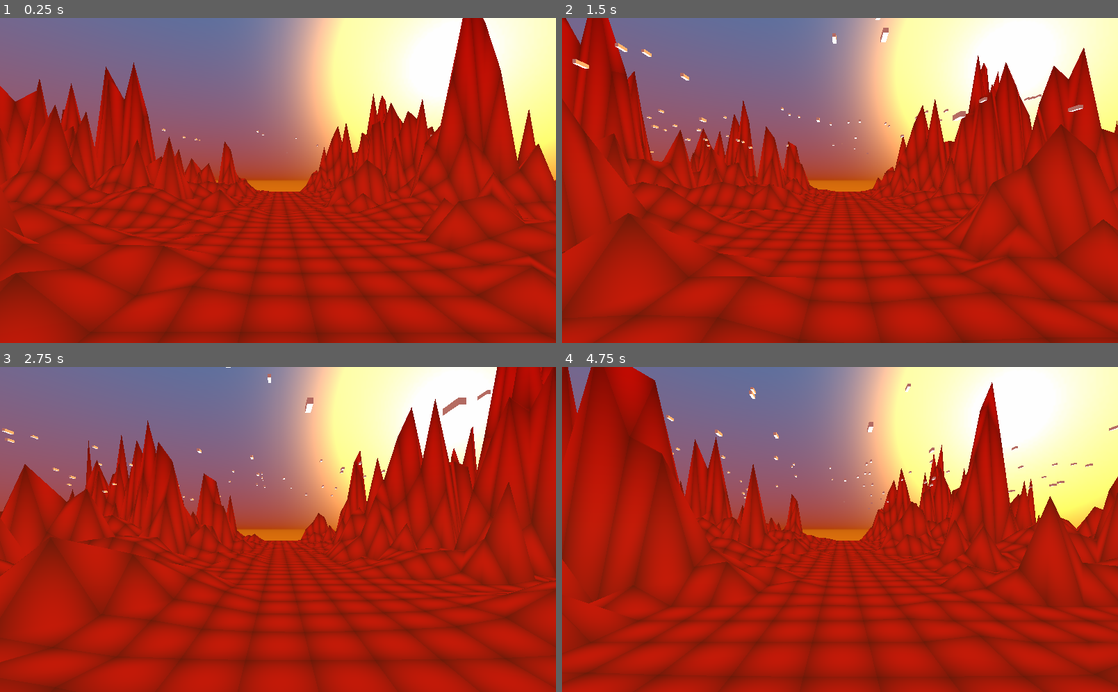
Above: before the commit, frames 1-4 (two rows, left to right).
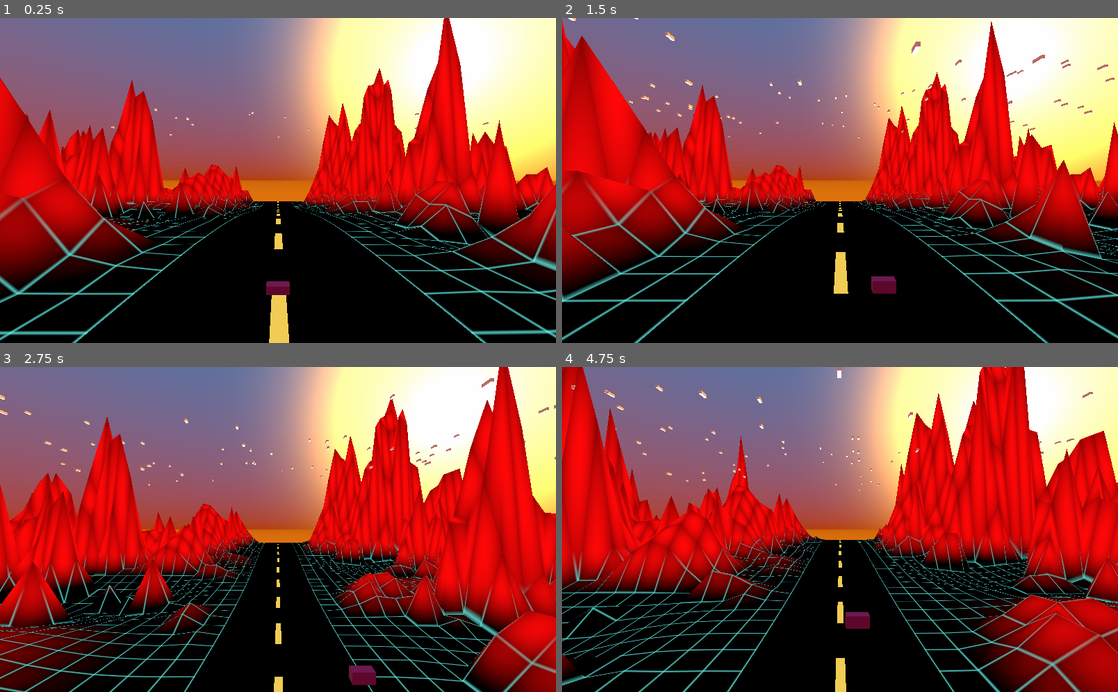
Above: after the commit, the same moments.

Repository: ilyaev/godot-synthwave-rider
Game: Godot game, scene res://World.tscn
Two runs of this game, one before a commit and one after it. Both use one fixed random seed, a clock stepped at 60 frames per second and the inputs below.
Inputs:
- Up to frame 1 (0.25 s): no input
- Up to frame 2 (1.5 s): hold Right (ui_right) 0.53-1.28 s; hold Down (ui_down) from 1.28 s (still down)
- Up to frame 3 (2.75 s): release Down (ui_down) at 2.03 s; hold Right (ui_right) from 2.03 s (still down)
- Up to frame 4 (4.75 s): release Right (ui_right) at 2.78 s; hold Up (ui_up) 2.78-3.53 s; hold Left (ui_left) from 3.53 s (still down)

The runs differ from the first frame. In frame 1, 65% of the frame differs, in the area x 0-100%, y 0-100%; in frame 2, 67%; in frame 3, 65%; in frame 4, 69%.

Commit message:
feat: corrections

Diff:
--- a/World.gd
+++ b/World.gd
@@ -1,26 +1,52 @@
 extends Spatial
 
+var velocityFlags = Vector3(0,0,0)
+var velocity = Vector3(0,0,0)
+var coords = Vector3(0,0,0)
+var ship
+var maxSpeed = 50
+var camera
 
-# Declare member variables here. Examples:
-# var a = 2
-# var b = "text"
-var shipPosition = Vector3(0.0,0.0,0.0);
-var speed = 5.0;
-
-
-
-# Called when the node enters the scene tree for the first time.
 func _ready():
-	syncShipPosition()
-	pass # Replace with function body.
+	ship = $Ship
+	camera = $Camera
+	pass
 
 func syncShipPosition():
 	pass
 
+func _process(delta):
+	velocity.y = max(-maxSpeed, min(maxSpeed, velocityFlags.y + velocity.y))
+	velocity.x = velocityFlags.x
+
+	if velocity.y > 0:
+		velocity.y = max(0, velocity.y - .2)
+
+	if velocity.y < 0:
+		velocity.y = min(0, velocity.y + .2)
+
+	coords += velocity * delta
+	ship.transform.origin.x = coords.x
+	ship.transform.origin.y = 1 - sin((coords.y - 2) / 10)*.1
+
+func getCoords():
+	return coords
 
 
-# Called every frame. 'delta' is the elapsed time since the previous frame.
-func _process(delta):
-	shipPosition.z += delta * speed;
-	syncShipPosition();
-	pass
+func _input(event):
+	if event.is_action_pressed("ui_left"):
+		velocityFlags.x = -1
+	if event.is_action_pressed("ui_right"):
+		velocityFlags.x = 1
+	if event.is_action_pressed("ui_up"):
+		velocityFlags.y = 1
+	if event.is_action_pressed("ui_down"):
+		velocityFlags.y -= 1
+	if event.is_action_released("ui_left"):
+		velocityFlags.x = 0
+	if event.is_action_released("ui_right"):
+		velocityFlags.x = 0
+	if event.is_action_released("ui_up"):
+		velocityFlags.y = 0
+	if event.is_action_released("ui_down"):
+		velocityFlags.y = 0
--- a/World.tscn
+++ b/World.tscn
@@ -5,11 +5,6 @@
 [ext_resource path="res://World.gd" type="Script" id=3]
 [ext_resource path="res://WorldEnv.tres" type="Environment" id=4]
 [ext_resource path="res://components/wave/Wave.tscn" type="PackedScene" id=5]
-
-[sub_resource type="CubeMesh" id=1]
-
-[sub_resource type="SpatialMaterial" id=2]
-albedo_color = Color( 0.52549, 0.00392157, 0.494118, 1 )
 
 [sub_resource type="ParticlesMaterial" id=3]
 emission_shape = 2
@@ -24,6 +19,11 @@
 [sub_resource type="CubeMesh" id=4]
 size = Vector3( 0.2, 0.6, 0.2 )
 
+[sub_resource type="CubeMesh" id=1]
+
+[sub_resource type="SpatialMaterial" id=2]
+albedo_color = Color( 0.52549, 0.00392157, 0.494118, 1 )
+
 [node name="Spatial" type="Spatial"]
 script = ExtResource( 3 )
 
@@ -32,22 +32,21 @@
 environment = ExtResource( 4 )
 script = ExtResource( 1 )
 
-[node name="Ship" type="MeshInstance" parent="Camera"]
-transform = Transform( 0.2, 0, 0, 0, 0.0939693, 0.034202, 0, -0.034202, 0.0939693, 0, -0.0999999, -1 )
-visible = false
-mesh = SubResource( 1 )
-material/0 = SubResource( 2 )
-script = ExtResource( 2 )
-
 [node name="Wave" parent="." instance=ExtResource( 5 )]
 
 [node name="DirectionalLight" type="DirectionalLight" parent="."]
 transform = Transform( 1, 0, 0, 0, -1.62921e-07, -1, 0, 1, -1.62921e-07, 0, 0, 0 )
 
 [node name="StarWind" type="Particles" parent="."]
-transform = Transform( 1, 0, 0, 0, -1.62921e-07, 1, 0, -1, -1.62921e-07, 1.447, 8, -13.347 )
+transform = Transform( 1, 0, 0, 0, -1.62921e-07, 1, 0, -1, -1.62921e-07, 0, 12, -14 )
 amount = 120
 lifetime = 3.0
 speed_scale = 2.0
 process_material = SubResource( 3 )
 draw_pass_1 = SubResource( 4 )
+
+[node name="Ship" type="MeshInstance" parent="."]
+transform = Transform( 0.2, 0, 0, 0, 0.1, 0, 0, 0, 0.1, 0, 1, 18 )
+mesh = SubResource( 1 )
+material/0 = SubResource( 2 )
+script = ExtResource( 2 )
--- a/components/wave/SynthWave.shader
+++ b/components/wave/SynthWave.shader
@@ -1,14 +1,17 @@
 shader_type spatial;
-
+render_mode unshaded;
 
 uniform float pos;
 uniform vec2 size;
 uniform sampler2D noise;
+uniform sampler2D noise_major;
 uniform sampler2D road;
 uniform vec4 grid_color : hint_color;
 uniform float grid_width;
 uniform bool grid_show;
 uniform vec4 base_color : hint_color;
+uniform bool base_color_show;
+uniform vec4 road_color : hint_color;
 
 float N21(vec2 p) {
     return fract(sin(p.x*223.32+p.y*5677.)*4332.23);
@@ -18,48 +21,61 @@
     float t = pos * ((size - vec2(1., 1.))/size).y;
     float h = 0.0;
 
-    h += 1.7 * sin(VERTEX.z - t) + fract((VERTEX.z - t) / 2.);
-    h += cos(VERTEX.x) * sin(VERTEX.z - t);
+    // h += 1.7 * sin(VERTEX.z - t) + fract((VERTEX.z - t) / 12.);
+    h += cos(VERTEX.x / 6. + (size.x / 2.)) * sin((VERTEX.z - t) / 3.);
 
     float maxH = 85.;
-    // maxH *= sin(TIME*2. + VERTEX.x*13.);
+    // maxH *= sin(TIME/2. + VERTEX.x*13.);
 
     h += max(0., texture(noise, (UV + vec2(0, t))).r * maxH - (maxH * .55));
+    h += max(0., texture(noise_major, (UV + vec2(0, t))).r * maxH - (maxH * .55));
 
-    h *= texture(road, UV).r;// + sin(TIME)*.2;
+    h *= texture(road, UV).r;
 
-    VERTEX.y += max(h, 0.);
+    VERTEX.y += h;// max(h, 0.);
+
+    vec2 distortion = vec2(0.);
+
+    distortion.y = sin((VERTEX.z - pos) / 10.);
+    // distortion.y += texture(noise_major, (vec2((VERTEX.z - pos), .1))).r;
+
+    // distortion.x = sin((VERTEX.z - pos) / 10.); // + TIME * 0.) * sin(TIME);
+
+    VERTEX.xy += distortion;
+
+    COLOR.r = h;
+}
+
+float sdBox( in vec2 p, in vec2 b )
+{
+    vec2 d = abs(p)-b;
+    return length(max(d,0.0)) + min(max(d.x,d.y),0.0);
 }
 
 void fragment() {
     vec2 uv = fract(UV * size) + .5;
     vec3 col = vec3(0.,0.,0.);
+    float t = pos * ((size - vec2(1., 1.))/size).y;
+
+    float h = COLOR.r;
+
+    if (base_color_show) {
+        vec3 vColor = smoothstep(.0, 1., h/2.) * base_color.rgb;
+        col += vColor * sin(uv.x*2. - .5) * sin(uv.y * 2. - .5);
+    }
 
     if (grid_show) {
-        float grid = pow(grid_width/uv.x, 5.); //step(uv.x, grid_width);
-        grid += pow(grid_width/uv.y,5.);
-        col += grid_color.rgb * grid;
+        vec3 gvColor = grid_color.rgb * smoothstep(1., 0., h/2.);
+        col += smoothstep(.0, .2, sdBox(uv - 1., vec2(.45))) * gvColor * 6.;
     }
 
+    float shift = pos / size.y;
+    float x = UV.x;
+    float cRoad = step(.5408, UV.x) + step(UV.x, .4593);
+    float cDelimeter = (step(.502, x) + step(x, .498));
 
-    col += base_color.rgb * sin(uv.x*2. - .5) * sin(uv.y * 2. - .5);
-    // ALBEDO.r +=
+    col *= cRoad;
+    col += (1. - cRoad) *  step(.01, sin((UV.y - shift) * 60.)) * (1. - cDelimeter) * road_color.rgb;
 
     ALBEDO.rgb = col;
-    // ALBEDO.r += uv.x * uv.y;
-
-
-    //ALBEDO.rgb = vec3(0.);
-
-    //ALBEDO.g = uv.x * uv.y;// * (step(UV.x, .47) + step(.53, UV.x));
-    // ALBEDO.r = step(.9, uv.x) + step(.9, uv.y);
-    // ALBEDO.r = pow(1./length(uv - .5) * .05, 2.2);
-    // float d = (VERTEX.z + size.y / 2.) / size.y;
-    // ALBEDO.r *= d;
-    // if (d < .05) {
-        // 	ALPHA = .0
-    // }
-    // if (VERTEX.z > 30.) {
-        // 	ALPHA = 1. - VERTEX.y / 20.;
-    // }
 }
--- a/components/wave/Wave.gd
+++ b/components/wave/Wave.gd
@@ -5,8 +5,10 @@
 var speed = 8;
 var camera;
 var wind;
-var cameraStart = Vector3(0,2,22);
+var ship;
+var cameraStart = Vector3(0,3,22);
 var windStart;
+var shipStart;
 var step = 1.0;
 var size = Vector2(0,0)
 var rotA = 0;
@@ -17,6 +19,8 @@
 	camera = get_parent().get_node('Camera');
 	wind = get_parent().get_node('StarWind');
 	windStart = wind.transform.origin;
+	ship = get_parent().get_node('Ship');
+	shipStart = ship.transform.origin;
 	size = Vector2(get_mesh().get_subdivide_width() + 1, get_mesh().get_subdivide_depth() + 1);
 	get_surface_material(0).set_shader_param('size', size);
 	var stepV = (size - Vector2(1,1))/ size
@@ -31,14 +35,21 @@
 	else:
 		rot -= rotA;
 
-	var shift = speed * delta;
-	var cameraShift = Vector3(0, 0, fmod(pos, step));
+
+
+
+
+	var cameraShift = Vector3(0, -sin((pos - 1)/10), fmod(pos, step));
 
 	# camera.rotation = Vector3(0,0,rot);
 	camera.transform.origin = cameraStart - cameraShift;
+	wind.transform.origin = windStart - cameraShift;
+	ship.transform.origin = shipStart - cameraShift;
 
-	wind.transform.origin = windStart - cameraShift;
-
+	# get_surface_material(0).set_shader_param('pos', floor(pos / step));
+	print('Y:', pos)
 	get_surface_material(0).set_shader_param('pos', floor(pos / step));
 
-	pos += shift
+	# var shift = speed * delta;
+	# pos += shift
+	pos = get_parent().getCoords().y
--- a/components/wave/Wave.shader
+++ /dev/null
@@ -1,44 +0,0 @@
-shader_type spatial;
-
-
-uniform float pos;
-uniform vec2 size;
-uniform sampler2D noise;
-uniform sampler2D road;
-
-float N21(vec2 p) {
-	return fract(sin(p.x*223.32+p.y*5677.)*4332.23);
-}
-
-void vertex() {
-	float t = pos * ((size - vec2(1., 1.))/size).y;
-	float h = 0.0;
-
-	h += 1.7 * sin(VERTEX.z - t) + fract((VERTEX.z - t) / 2.);
-	h += cos(VERTEX.x) * sin(VERTEX.z - t);
-
-	float maxH = 35.;
-	// maxH *= sin(TIME*2. + VERTEX.x*13.);
-
-	h += max(0., texture(noise, (UV + vec2(0, t)) *3.).r * maxH - (maxH * .55));
-
-	h *= texture(road, UV).r;
-
-	VERTEX.y += max(h, 0.);
-}
-
-void fragment() {
-	vec2 uv = fract(UV * size);
-	ALBEDO.gb = vec2(0.);
-	ALBEDO.r = uv.x * uv.y;// * (step(UV.x, .47) + step(.53, UV.x));
-	// ALBEDO.r = step(.9, uv.x) + step(.9, uv.y);
-	// ALBEDO.r = pow(1./length(uv - .5) * .05, 2.2);
-	// float d = (VERTEX.z + size.y / 2.) / size.y;
-	// ALBEDO.r *= d;
-	// if (d < .05) {
-		// 	ALPHA = .0
-	// }
-	// if (VERTEX.z > 30.) {
-		// 	ALPHA = 1. - VERTEX.y / 20.;
-	// }
-}
--- a/components/wave/Wave.tscn
+++ b/components/wave/Wave.tscn
@@ -10,8 +10,8 @@
 
 [sub_resource type="OpenSimplexNoise" id=2]
 seed = 6
-period = 85.6
-lacunarity = 4.0
+period = 86.0
+lacunarity = 3.85
 
 [sub_resource type="NoiseTexture" id=3]
 width = 1024
@@ -19,8 +19,21 @@
 seamless = true
 noise = SubResource( 2 )
 
+[sub_resource type="OpenSimplexNoise" id=7]
+seed = 17
+octaves = 4
+period = 71.3
+persistence = 0.776
+lacunarity = 2.03
+
+[sub_resource type="NoiseTexture" id=8]
+width = 128
+height = 128
+seamless = true
+noise = SubResource( 7 )
+
 [sub_resource type="Curve" id=4]
-_data = [ Vector2( 0.350877, 1 ), 0.0, -13.8649, 0, 0, Vector2( 0.5, 0 ), 0.0, 0.0, 0, 0, Vector2( 0.508772, 0 ), 0.121621, 0.121621, 0, 0, Vector2( 0.672515, 0.986487 ), 13.6723, 0.0, 0, 0 ]
+_data = [ Vector2( 0.350877, 1 ), 0.0, -13.8649, 0, 0, Vector2( 0.459064, 0 ), 0.0, 0.0, 0, 0, Vector2( 0.546784, 0 ), -0.035826, -0.035826, 0, 0, Vector2( 0.672515, 0.986487 ), 13.6723, 0.0, 0, 0 ]
 
 [sub_resource type="CurveTexture" id=5]
 curve = SubResource( 4 )
@@ -29,15 +42,18 @@
 shader = ExtResource( 1 )
 shader_param/pos = 1.0
 shader_param/size = Vector2( 61, 41 )
-shader_param/grid_color = Color( 0.192157, 1, 0, 1 )
+shader_param/grid_color = Color( 0.329412, 0.784314, 0.752941, 1 )
 shader_param/grid_width = 0.5
-shader_param/grid_show = false
-shader_param/base_color = Color( 1, 0, 0, 1 )
+shader_param/grid_show = true
+shader_param/base_color = Color( 1, 0.0313726, 0.0313726, 1 )
+shader_param/base_color_show = true
+shader_param/road_color = Color( 0.94902, 0.803922, 0.333333, 1 )
 shader_param/noise = SubResource( 3 )
+shader_param/noise_major = SubResource( 8 )
 shader_param/road = SubResource( 5 )
 
 [node name="MeshInstance" type="MeshInstance"]
-transform = Transform( 1, 0, -0.000750492, 0, 1, 0, 0.000750492, 0, 1, 0, 0, 0 )
+transform = Transform( 1, 0, 0, 0, 1, 0, 0, 0, 1, 0, 0, 0 )
 mesh = SubResource( 1 )
 material/0 = SubResource( 6 )
 script = ExtResource( 2 )
Not shown: 1 places in components/wave/Wave.tscn that only renumber resources
